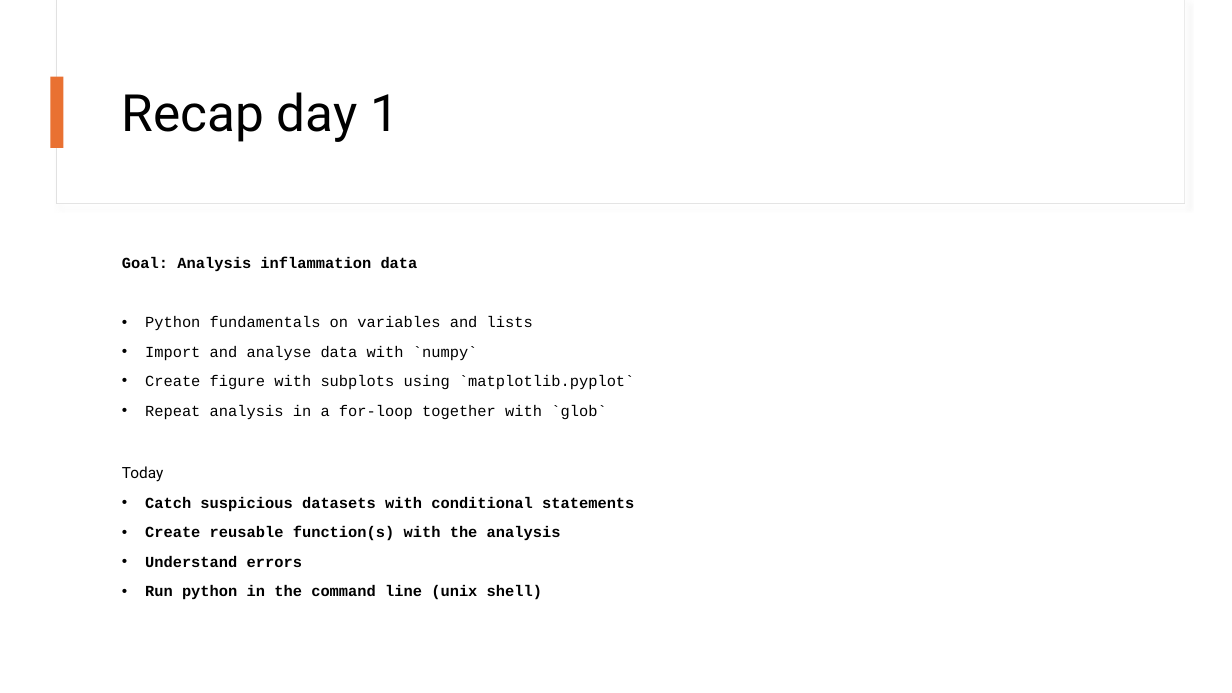
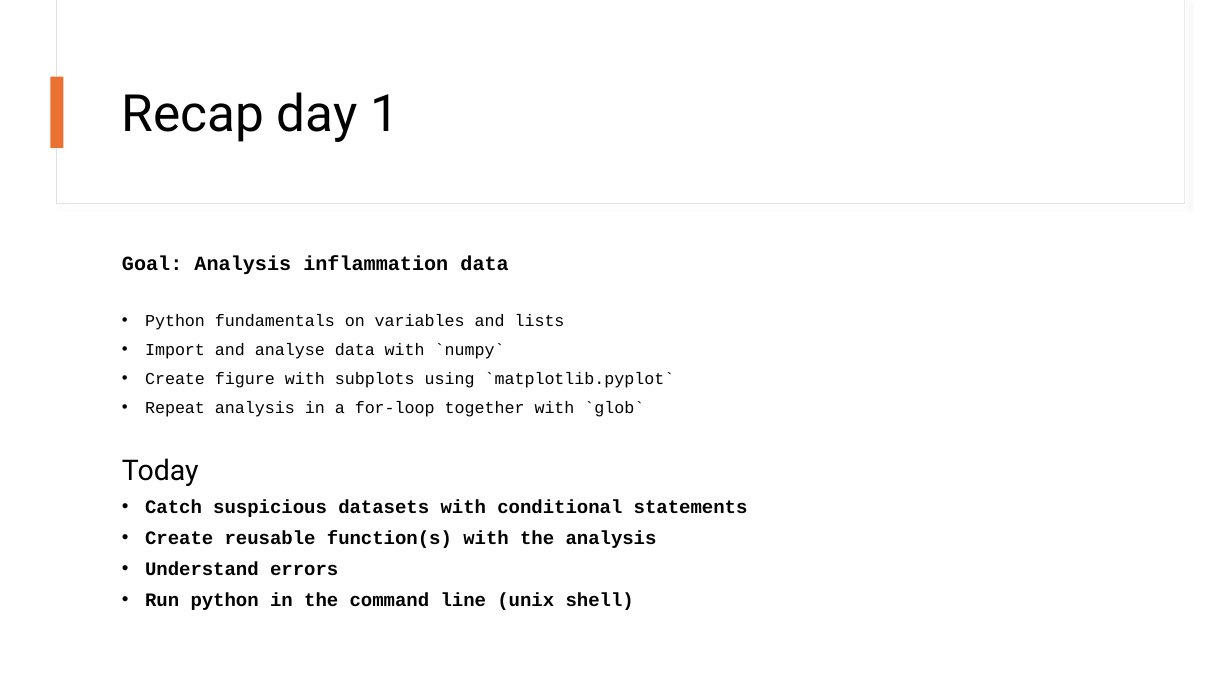
Before and after one commit to 4TUResearchData-Carpentries/software_carpentry_instructors, a slide deck: slide 4 of python_instructor_materials/Lesson_slides_day_2.pptx. Drawn at 1232x693 pixels with LibreOffice and Linux fonts; fonts in the diff are those of the drawing. Boxes give left, top, right and bottom in pixels: in the first picture for what was removed or moved away, otherwise in the second. Text is boxed around its words. In the diff, an @@ line names an element or a change of style, - is before the commit and + after.

```diff
--- a/python_instructor_materials/Lesson_slides_day_2.pptx
+++ b/python_instructor_materials/Lesson_slides_day_2.pptx
@@ text "Goal: Analysis inflammation data" at <box>122,256,748,610</box>: size 12 to 15.7 pt in "Goal: Analysis inflammation data"; size 12 to 12.9 pt in "Python fundamentals on variables and lists", "Import and analyse data with `numpy`", "Create figure with subplots using `matplotlib.pyplot`", "Repeat analysis in a for-loop together with ..."; size 12 to 22.2 pt in "Today"; size 12 to 14.8 pt in "Catch suspicious datasets with conditional statements", "Create reusable function(s) with the analysis", "Understand errors", "Run python in the command line (unix ..."; line spacing 0.9 to 0.8 @@
```
Also in this commit, not shown: 4 other slides changed, 5 other files.
